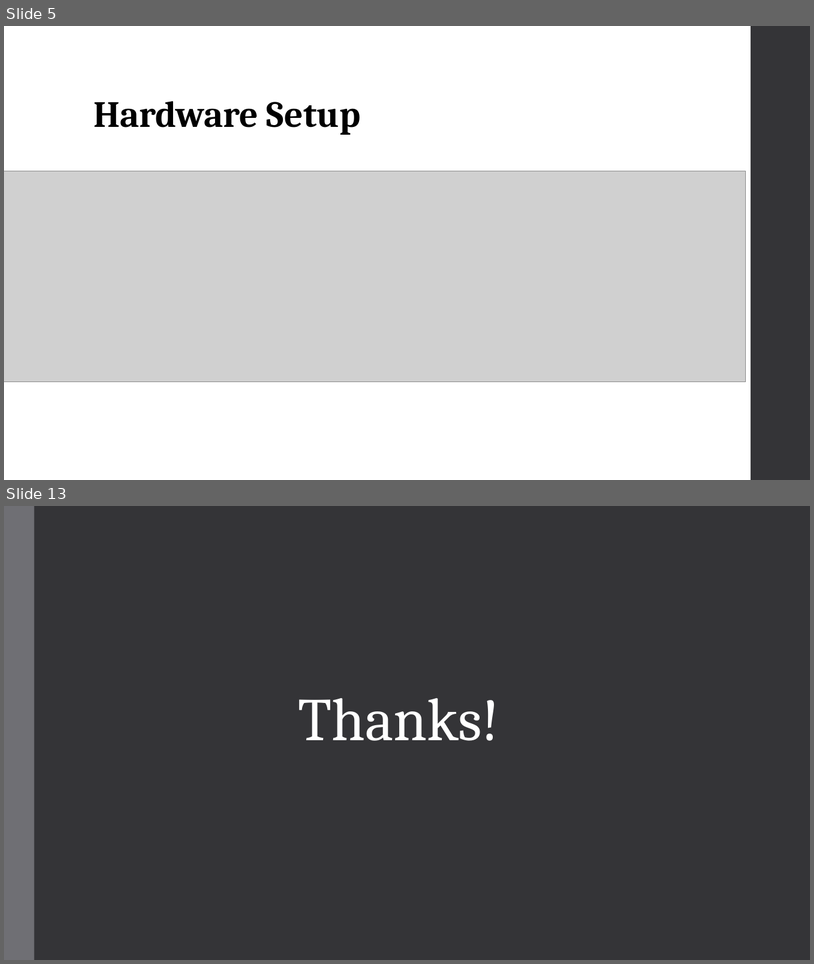
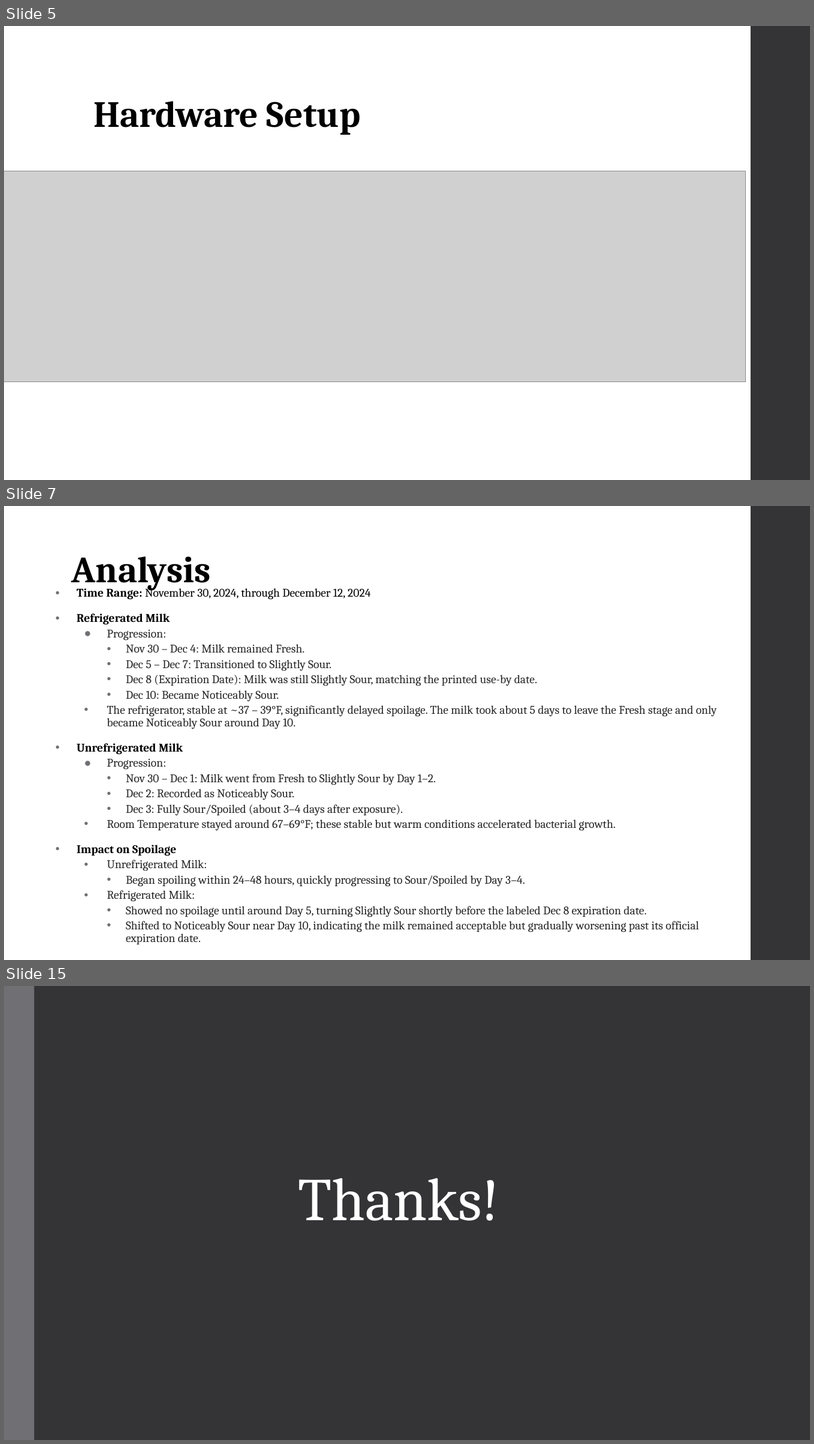
Before and after one commit to NahomAbera/Smart-Milk-Spoilage-Detection-Experiment-Data-Analysis, a slide deck: Project Presentation/Project Presentation.pptx. Shown one above the other, each under a label of ours: slides 5 and 13 before the commit, slides 5, 7 and 15 after it; the slides between them are not shown. The pictures are 814x964 and 814x1444 pixels, drawn with LibreOffice and Linux fonts; fonts in the diff are those of the drawing; grey boxes stand for pictures. Boxes give left, top, right and bottom in pixels: in the first picture for what was removed or moved away, otherwise in the second. Text is boxed around its words. In the diff, an @@ line names an element or a change of style, - is before the commit and + after.

```diff
--- a/Project Presentation/Project Presentation.pptx
+++ b/Project Presentation/Project Presentation.pptx
@@ slide 7 added at (4,506,810,960), background #FFFFFF; not listed: 1 template element that a slide beside it also shows @@
@@ title added at (72,556,211,591), 44 pt, text #000000, bold @@
+Analysis
@@ text added at (77,586,717,944), 14 pt, text #262626 @@
+• Time Range: November 30, 2024, through December 12, 2024
+• Refrigerated Milk
+  ● Progression:
+    • Nov 30 – Dec 4: Milk remained Fresh.
+    • Dec 5 – Dec 7: Transitioned to Slightly Sour.
+    • Dec 8 (Expiration Date): Milk was still Slightly Sour, matching the printed use-by date.
+    • Dec 10: Became Noticeably Sour.
+  • The refrigerator, stable at ~37 – 39°F, significantly delayed spoilage. The milk took about 5 days to leave the Fresh stage and only became Noticeably Sour around Day 10.
+• Unrefrigerated Milk
+  ● Progression:
+    • Nov 30 – Dec 1: Milk went from Fresh to Slightly Sour by Day 1–2.
+    • Dec 2: Recorded as Noticeably Sour.
+    • Dec 3: Fully Sour/Spoiled (about 3–4 days after exposure).
+  • Room Temperature stayed around 67–69°F; these stable but warm conditions accelerated bacterial growth.
+• Impact on Spoilage
+  • Unrefrigerated Milk:
+    • Began spoiling within 24–48 hours, quickly progressing to Sour/Spoiled by Day 3–4.
+  • Refrigerated Milk:
+    • Showed no spoilage until around Day 5, turning Slightly Sour shortly before the labeled Dec 8 expiration date.
+    • Shifted to Noticeably Sour near Day 10, indicating the milk remained acceptable but gradually worsening past its official expiration date.
@@ what was slide 13 is now slide 15 @@
```
Also in this commit, not shown: 8 slides changed, 2 other slides added, 1 slide removed.
